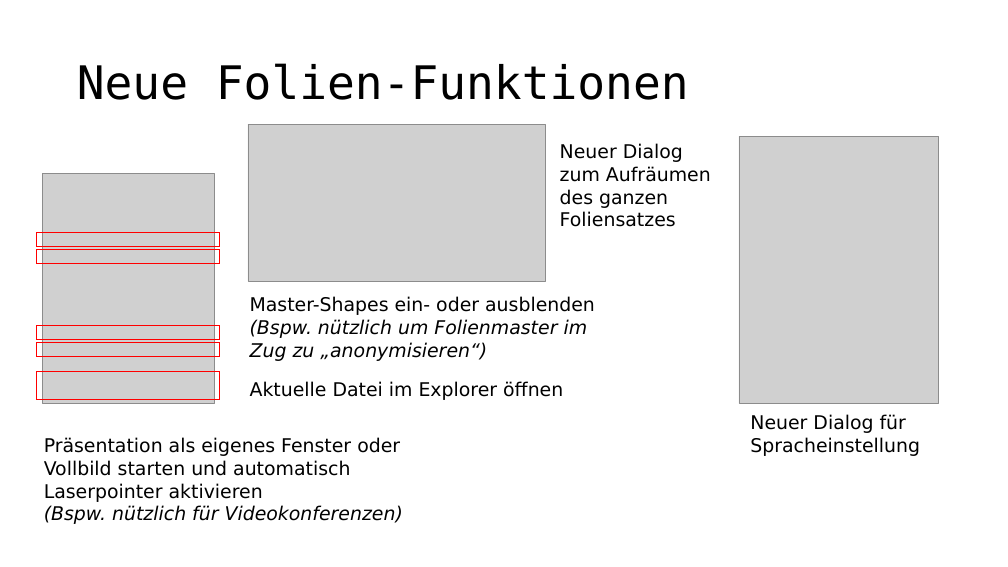
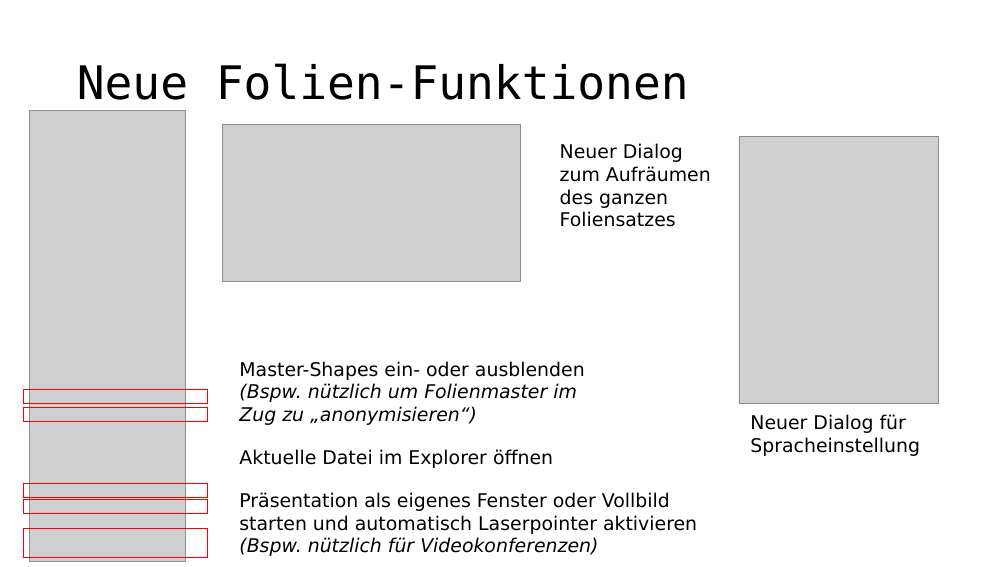
Before and after one commit to pyro-team/bkt-toolbox, a slide deck: slide 6 of documentation/Changelog.pptx (slide 5 before the commit). Drawn at 1008x567 pixels with LibreOffice and Linux fonts; fonts in the diff are those of the drawing; grey boxes stand for pictures. Boxes give left, top, right and bottom in pixels: in the first picture for what was removed or moved away, otherwise in the second. Text is boxed around its words. In the diff, an @@ line names an element or a change of style, - is before the commit and + after.

Commit message:
updated screenshot

```diff
--- a/documentation/Changelog.pptx
+++ b/documentation/Changelog.pptx
@@ picture added at box(29, 110, 185, 562) @@
@@ picture: place and size @@
-picture at box(248, 124, 546, 281)
+picture at box(223, 124, 521, 281)
@@ picture removed at box(42, 174, 214, 404) @@
@@ text "Master-Shapes ein- oder ausblenden": place and size @@
-text "Master-Shapes ein- oder ausblenden" at box(250, 296, 595, 361)
+text "Master-Shapes ein- oder ausblenden" at box(239, 361, 585, 425)
@@ text "Aktuelle Datei im Explorer öffnen": place and size @@
-text "Aktuelle Datei im Explorer öffnen" at box(250, 381, 563, 400)
+text "Aktuelle Datei im Explorer öffnen" at box(239, 449, 553, 468)
@@ rectangle: place and size @@
-rectangle at box(36, 326, 220, 340)
+rectangle at box(23, 483, 207, 498)
@@ rectangle: place and size @@
-rectangle at box(36, 343, 220, 357)
+rectangle at box(23, 500, 207, 514)
@@ text "Präsentation als eigenes Fenster oder ..." rewrapped from box(44, 437, 403, 524) to box(239, 492, 697, 556) @@
@@ 3 rectangles: place and size @@
-3 rectangles at box(36, 232, 220, 400)
+3 rectangles at box(23, 390, 207, 557)
```
Also in this commit, not shown: 6 other slides changed, 1 slide added.
